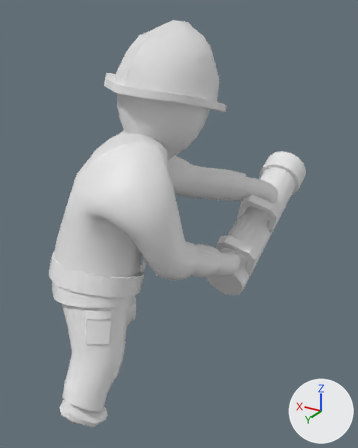
Two versions of the FBX model GPS2_FireSquad/Assets/Models/Player/Demolisher.fbx, one commit apart.
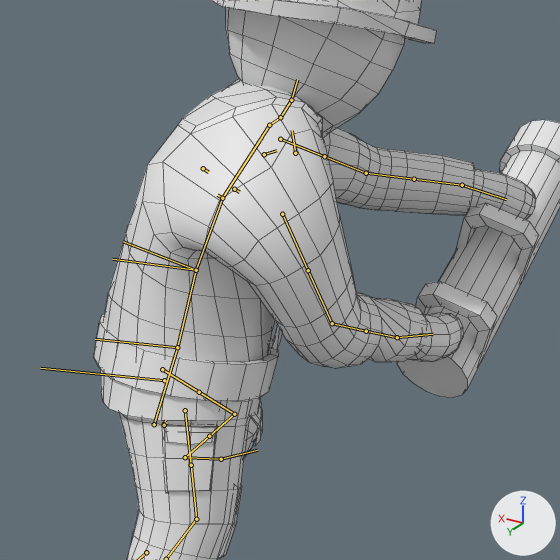
Each version is shown whole from a 50 mm camera at (-0.95, 0.934, 1.091) aimed at (-0.16, -0.382, 0.433), then close up on the part from 0% to 81% of the width and 20% to 85% of the height. The lights are fixed; the arrows at lower right show +X, +Y and +Z. Both versions are drawn at frame 48 of the action 'rig|Wall Break'; the numbers are the values there. The bones that bend it are drawn over the model as lines in the close-ups. The close-ups show mesh edges as thin lines.
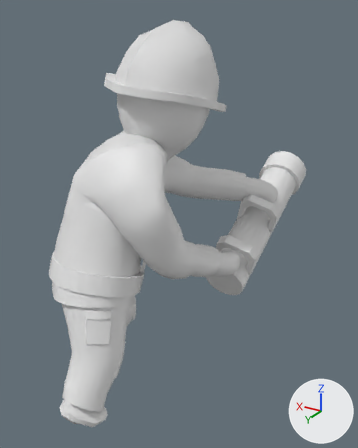
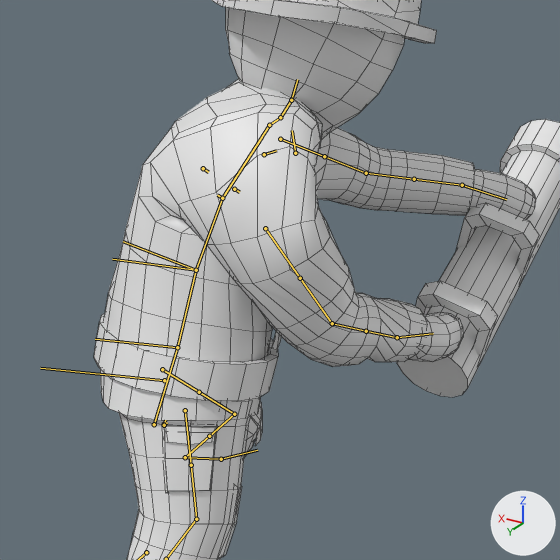
Pixel boxes [x1, y1, x2, y2] of what changed, in the close-ups (560 x 560 px):
'Plane.002', posed: [94, 0, 560, 560] in both
bone 'DEF-upper_arm.R', root to tip: before (282, 214) to (308, 270); after (265, 228) to (300, 278)
bone 'DEF-upper_arm.R.001', root to tip: before (308, 270) to (332, 323); after (300, 278) to (332, 323)

What changed in the scene script:
```text
Change bone_def_upper_arm_r:
    where bone_def_upper_arm_r = bpy.data.objects['rig'].pose.bones['DEF-upper_arm.R']  # child of 'ORG-shoulder.R'
    bone_def_upper_arm_r.location: (0.079, -0.007, -0.011) -> (0.1, -0.001, 0.014)
    bone_def_upper_arm_r.rotation_quaternion: (0.588, -0.437, -0.01, -0.68) -> (0.364, 0.128, 0.446, -0.808)  # degrees (-39, -37, -85) -> degrees (-48, 32, -146)
Change bone_def_upper_arm_r_001:
    where bone_def_upper_arm_r_001 = bpy.data.objects['rig'].pose.bones['DEF-upper_arm.R.001']  # child of 'DEF-upper_arm.R'
    bone_def_upper_arm_r_001.rotation_quaternion: (1.0, 0.0, 0.0, 0.0) -> (0.929, 0.0, -0.37, 0.0)  # degrees (0, 0, 0) -> degrees (0, -43, 0)
Change bone_def_forearm_r:
    where bone_def_forearm_r = bpy.data.objects['rig'].pose.bones['DEF-forearm.R']  # child of 'DEF-upper_arm.R.001'
    bone_def_forearm_r.rotation_quaternion: (0.926, -0.378, 0.0, 0.0) -> (0.878, -0.268, -0.37, -0.141)  # degrees (-44, 0, 0) -> degrees (-32, -46, -4)
```
